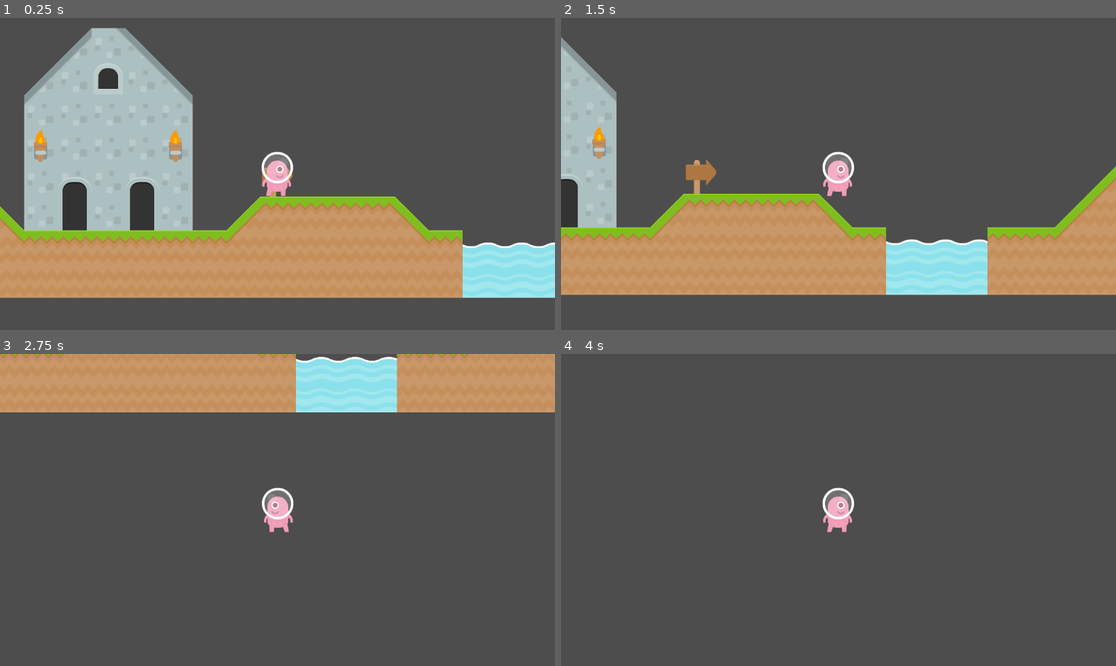
Above: before the commit, frames 1-4 (two rows, left to right).
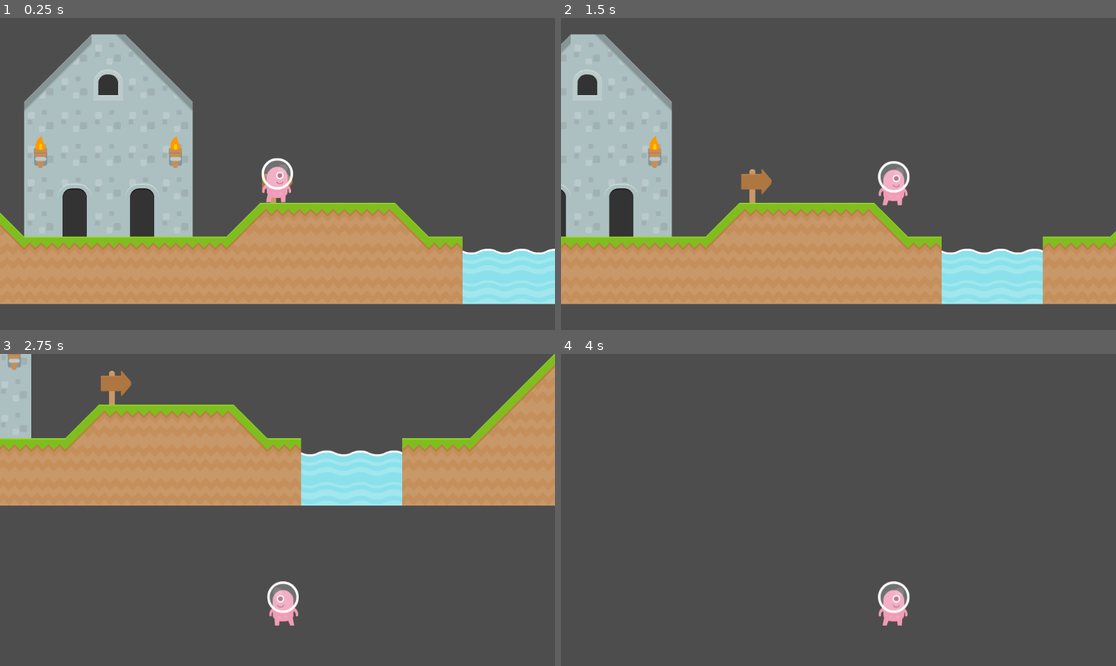
Above: after the commit, the same moments.

Repository: marleeeeeey/godot_exmples
Game: Godot game, scene res://scenes/main.tscn
Two runs of this game, one before a commit and one after it. Both use one fixed random seed, a clock stepped at 60 frames per second and the inputs below.
Inputs:
- Up to frame 1 (0.25 s): no input
- Up to frame 2 (1.5 s): tap Enter (ui_accept) at 0.5, 0.77 s; hold Right (ui_right) from 0.53 s (still down)
- Up to frame 3 (2.75 s): tap Enter (ui_accept) at 1.52 s; release Right (ui_right) at 2.03 s; hold Left (ui_left) from 2.03 s (still down)
- Up to frame 4 (4 s): release Left (ui_left) at 2.78 s; hold Right (ui_right) from 2.78 s (still down); tap Enter (ui_accept) at 3.02, 3.5, 3.77 s

The runs differ from the first frame. In frame 1, 9.5% of the frame differs, in the area x 0-100%, y 3-92%; in frame 2, 24%; in frame 3, 44%, in the area x 0-100%, y 0-88%; in frame 4, 1.3%.

Commit message:
Enable camera dead zone.

Diff:
--- a/006_character_2d_controller/assets/scene_player_001/player.tscn
+++ b/006_character_2d_controller/assets/scene_player_001/player.tscn
@@ -18,3 +18,7 @@
 shape = SubResource("CapsuleShape2D_mlysa")
 
 [node name="Camera2D" type="Camera2D" parent="."]
+drag_horizontal_enabled = true
+drag_vertical_enabled = true
+drag_top_margin = 0.6
+drag_bottom_margin = 0.6
